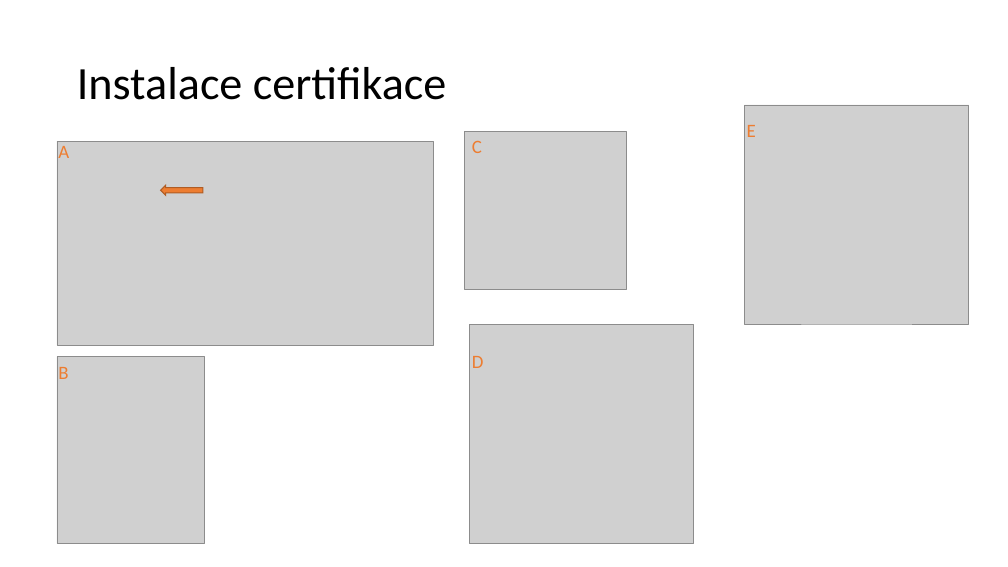
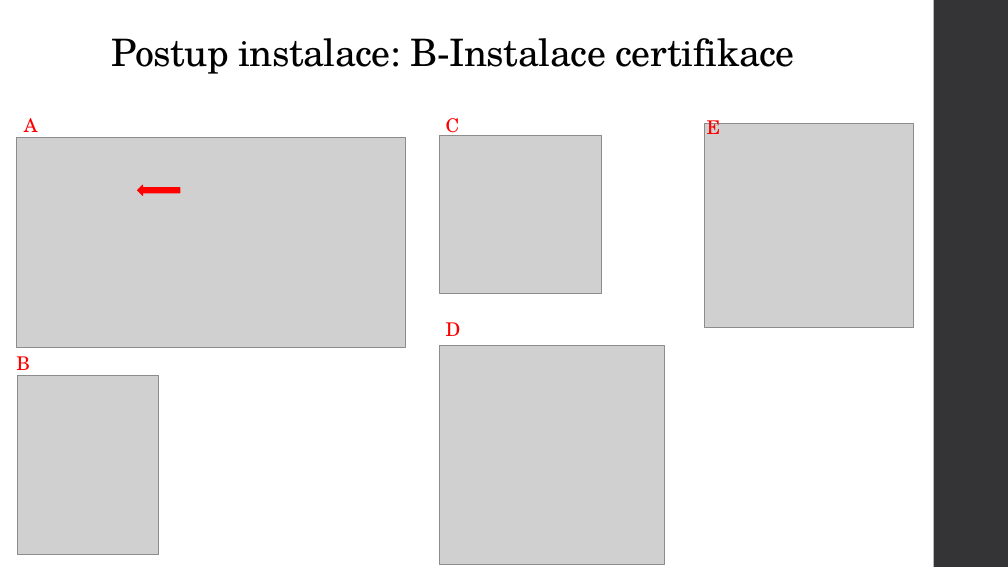
Before and after one commit to F3n1XXV/BadgesProject, a slide deck: slide 4 of UwpCamButton/Dokuments/Postup instalace aplikace.pptx (slide 3 before the commit). Drawn at 1008x567 pixels with LibreOffice and Linux fonts; fonts in the diff are those of the drawing; grey boxes stand for pictures. Boxes give left, top, right and bottom in pixels: in the first picture for what was removed or moved away, otherwise in the second. Text is boxed around its words. In the diff, an @@ line names an element or a change of style, - is before the commit and + after.

```diff
--- a/UwpCamButton/Dokuments/Postup instalace aplikace.pptx
+++ b/UwpCamButton/Dokuments/Postup instalace aplikace.pptx
@@ rectangle added at box(934, 0, 1008, 567), fill #353537 @@
@@ title "Postup instalace: B-Instalace certifikace" at box(112, 38, 795, 74): vertical alignment middle to top @@
@@ title at box(112, 38, 795, 74): text changed; size 44 to 36 pt; font Calibri to TeX Gyre Schola @@
-Instalace certifikace
+Postup instalace: B-Instalace certifikace
@@ text "A": place and size @@
-text "A" at box(58, 146, 69, 158)
+text "A" at box(24, 118, 38, 139)
@@ font Calibri to TeX Gyre Schola, text colour #ED7D31 to #FF0000 in 5 elements at box(707, 115, 721, 134), box(16, 356, 30, 377), box(24, 118, 38, 139), box(446, 322, 461, 336), box(446, 118, 460, 139) @@
@@ text "C": place and size @@
-text "C" at box(472, 141, 482, 153)
+text "C" at box(446, 118, 460, 139)
@@ text "E": place and size @@
-text "E" at box(747, 125, 756, 137)
+text "E" at box(707, 115, 721, 134)
@@ picture: place and size @@
-picture at box(57, 141, 433, 346)
+picture at box(17, 137, 406, 348)
@@ picture: place and size @@
-picture at box(464, 131, 626, 289)
+picture at box(440, 135, 602, 293)
@@ picture: place and size @@
-picture at box(745, 105, 969, 324)
+picture at box(705, 124, 914, 328)
@@ left arrow: place and size @@
-left arrow at box(160, 185, 203, 195)
+left arrow at box(138, 185, 180, 195)
@@ left arrow at box(138, 185, 180, 195): fill #ED7D31 to #FF0000; outline #AF5C24 1 pt to #FF0000 1.1 pt @@
@@ text "D": place and size @@
-text "D" at box(472, 356, 484, 368)
+text "D" at box(446, 322, 461, 336)
@@ text "B": place and size @@
-text "B" at box(58, 367, 68, 379)
+text "B" at box(16, 356, 30, 377)
@@ picture removed at box(57, 357, 204, 544) @@
@@ picture: place and size @@
-picture at box(470, 324, 694, 544)
+picture at box(440, 346, 665, 565)
@@ picture added at box(17, 376, 159, 555) @@
```
Also in this commit, not shown: 3 other slides changed, 1 slide added, 13 other files.
